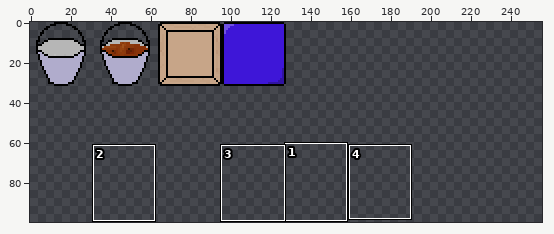
Edited in one commit: sprite sheet (assets/sprites/sheet.png). Above: a wide view before the commit, with the close-up outlined.
Close-up. Before the edit:
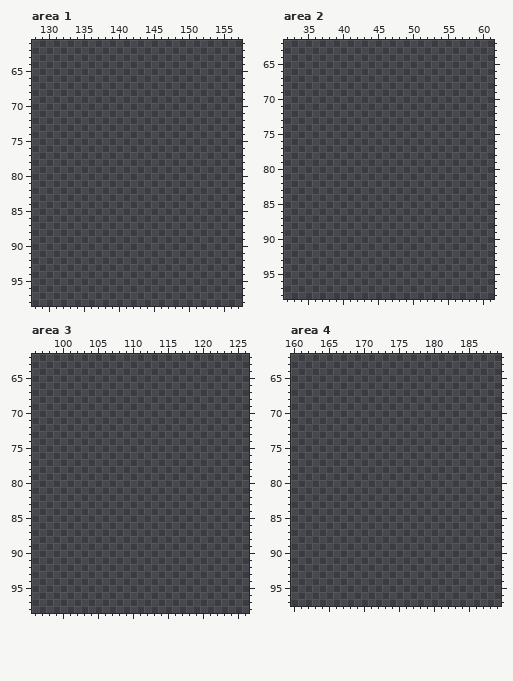
The file is 256x256 pixels. Colours within 5 levels of each other are drawn and written as one. Shown: area 1: x 128..157, y 61..98; area 2: x 32..61, y 62..98; area 3: x 96..126, y 62..98; area 4: x 160..189, y 62..97. The wide view leaves out empty margins. The commit also changed other parts of the picture, which this record leaves out.
After the commit:
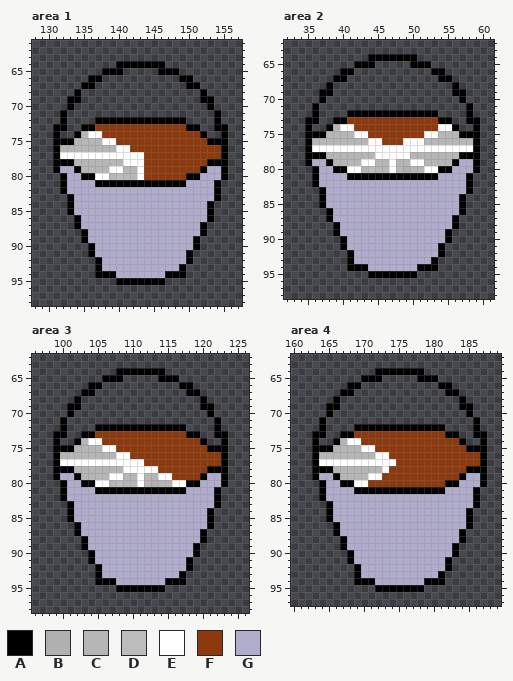
Palette (. is transparent): A #000000  B #b0b0b0  C #b6b6b6  D #bcbcbc  E #ffffff  F #8b390d  G #b0accc
Diff:
Area 1:
y 64: x 140..146 ....... -> AAAAAAA
y 65: x 138..140 ... -> AAA; x 146..148 ... -> AAA
y 66: x 136..137 .. -> AA; x 149..150 .. -> AA
y 67: x 135..136 .. -> AA; x 150..151 .. -> AA
y 68: x 134 . -> A; x 152 . -> A
y 69: x 133..134 .. -> AA; x 152..153 .. -> AA
y 70: x 133 . -> A; x 153 . -> A
y 71: x 132 . -> A; x 154 . -> A
y 72: x 132 . -> A; x 137..149 ............. -> AAAAAAAAAAAAA; x 154 . -> A
y 73: x 131..132 .. -> AA; x 135..151 ................. -> AAFFFFFFFFFFFFFAA; x 154..155 .. -> AA
y 74: x 131 . -> A; x 134..152 ................... -> ACEEFFFFFFFFFFFFFFA; x 155 . -> A
y 75: x 131..155 ......................... -> AAACCCCEEFFFFFFFFFFFFFAAA
y 76: x 131..155 ......................... -> ACCCCCCCCEEFFFFFFFFFFFFFA
y 77: x 131..155 ......................... -> AEEEEEEEEEEEEFFFFFFFFFFFA
y 78: x 131..155 ......................... -> AAACCCCCCCEEEFFFFFFFFFAAA
y 79: x 131..155 ......................... -> AGGACCCCEECCEFFFFFFFFAGGA
y 80: x 132..155 ........................ -> AGGAAEECDCCEFFFFFFAAGGGA
y 81: x 132..154 ....................... -> AGGGGAAAAAAAAAAAAAGGGGA
y 82: x 132..154 ....................... -> AGGGGGGGGGGGGGGGGGGGGGA
y 83: x 133..154 ...................... -> AGGGGGGGGGGGGGGGGGGGGA
y 84..85: x 133..153 ..................... -> AGGGGGGGGGGGGGGGGGGGA
y 86: x 134..153 .................... -> AGGGGGGGGGGGGGGGGGGA
y 87: x 134..152 ................... -> AGGGGGGGGGGGGGGGGGA
y 88: x 135..152 .................. -> AGGGGGGGGGGGGGGGGA
y 89: x 135..151 ................. -> AGGGGGGGGGGGGGGGA
y 90: x 136..151 ................ -> AGGGGGGGGGGGGGGA
y 91: x 136..150 ............... -> AGGGGGGGGGGGGGA
y 92: x 137..150 .............. -> AGGGGGGGGGGGGA
y 93: x 137..149 ............. -> AGGGGGGGGGGGA
y 94: x 137..149 ............. -> AAAGGGGGGGAAA
y 95: x 140..146 ....... -> AAAAAAA
Area 2:
y 64: x 44..50 ....... -> AAAAAAA
y 65: x 42..44 ... -> AAA; x 50..52 ... -> AAA
y 66: x 40..41 .. -> AA; x 53..54 .. -> AA
y 67: x 39..40 .. -> AA; x 54..55 .. -> AA
y 68: x 38 . -> A; x 56 . -> A
y 69: x 37..38 .. -> AA; x 56..57 .. -> AA
y 70: x 37 . -> A; x 57 . -> A
y 71: x 36 . -> A; x 58 . -> A
y 72: x 36 . -> A; x 41..53 ............. -> AAAAAAAAAAAAA; x 58 . -> A
y 73: x 35..36 .. -> AA; x 39..55 ................. -> AAFFFFFFFFFFFFFAA; x 58..59 .. -> AA
y 74: x 35 . -> A; x 38..56 ................... -> ACEEFFFFFFFFFFFFEEA; x 59 . -> A
y 75: x 35..59 ......................... -> AAACCCCEEFFFFFFFFEECCCAAA
y 76: x 35..59 ......................... -> ACCCCCCCCEEFFFEEECCCCCCCA
y 77: x 35..59 ......................... -> AEEEEEEEEEEEEEEEEEEEEEEEA
y 78: x 35..59 ......................... -> AAACCCCCCCEEEEECCCCCCCAAA
y 79: x 35..59 ......................... -> AGGACCCCEECCECCEECCCCAGGA
y 80: x 36..59 ........................ -> AGGAAEECDCCECBCCEEAAGGGA
y 81: x 36..58 ....................... -> AGGGGAAAAAAAAAAAAAGGGGA
y 82: x 36..58 ....................... -> AGGGGGGGGGGGGGGGGGGGGGA
y 83: x 37..58 ...................... -> AGGGGGGGGGGGGGGGGGGGGA
y 84..85: x 37..57 ..................... -> AGGGGGGGGGGGGGGGGGGGA
y 86: x 38..57 .................... -> AGGGGGGGGGGGGGGGGGGA
y 87: x 38..56 ................... -> AGGGGGGGGGGGGGGGGGA
y 88: x 39..56 .................. -> AGGGGGGGGGGGGGGGGA
y 89: x 39..55 ................. -> AGGGGGGGGGGGGGGGA
y 90: x 40..55 ................ -> AGGGGGGGGGGGGGGA
y 91: x 40..54 ............... -> AGGGGGGGGGGGGGA
y 92: x 41..54 .............. -> AGGGGGGGGGGGGA
y 93: x 41..53 ............. -> AGGGGGGGGGGGA
y 94: x 41..53 ............. -> AAAGGGGGGGAAA
y 95: x 44..50 ....... -> AAAAAAA
Area 3:
y 64: x 108..114 ....... -> AAAAAAA
y 65: x 106..108 ... -> AAA; x 114..116 ... -> AAA
y 66: x 104..105 .. -> AA; x 117..118 .. -> AA
y 67: x 103..104 .. -> AA; x 118..119 .. -> AA
y 68: x 102 . -> A; x 120 . -> A
y 69: x 101..102 .. -> AA; x 120..121 .. -> AA
y 70: x 101 . -> A; x 121 . -> A
y 71: x 100 . -> A; x 122 . -> A
y 72: x 100 . -> A; x 105..117 ............. -> AAAAAAAAAAAAA; x 122 . -> A
y 73: x 99..100 .. -> AA; x 103..119 ................. -> AAFFFFFFFFFFFFFAA; x 122..123 .. -> AA
y 74: x 99 . -> A; x 102..120 ................... -> ACEEFFFFFFFFFFFFFFA; x 123 . -> A
y 75: x 99..123 ......................... -> AAACCCCEEFFFFFFFFFFFFFAAA
y 76: x 99..123 ......................... -> ACCCCCCCCEEFFFFFFFFFFFFFA
y 77: x 99..123 ......................... -> AEEEEEEEEEEEEFFFFFFFFFFFA
y 78: x 99..123 ......................... -> AAACCCCCCCEEEEEFFFFFFFAAA
y 79: x 99..123 ......................... -> AGGACCCCEECCECCEEFFFFAGGA
y 80: x 100..123 ........................ -> AGGAAEECDCCECBCCEEAAGGGA
y 81: x 100..122 ....................... -> AGGGGAAAAAAAAAAAAAGGGGA
y 82: x 100..122 ....................... -> AGGGGGGGGGGGGGGGGGGGGGA
y 83: x 101..122 ...................... -> AGGGGGGGGGGGGGGGGGGGGA
y 84..85: x 101..121 ..................... -> AGGGGGGGGGGGGGGGGGGGA
y 86: x 102..121 .................... -> AGGGGGGGGGGGGGGGGGGA
y 87: x 102..120 ................... -> AGGGGGGGGGGGGGGGGGA
y 88: x 103..120 .................. -> AGGGGGGGGGGGGGGGGA
y 89: x 103..119 ................. -> AGGGGGGGGGGGGGGGA
y 90: x 104..119 ................ -> AGGGGGGGGGGGGGGA
y 91: x 104..118 ............... -> AGGGGGGGGGGGGGA
y 92: x 105..118 .............. -> AGGGGGGGGGGGGA
y 93: x 105..117 ............. -> AGGGGGGGGGGGA
y 94: x 105..117 ............. -> AAAGGGGGGGAAA
y 95: x 108..114 ....... -> AAAAAAA
Area 4:
y 64: x 172..178 ....... -> AAAAAAA
y 65: x 170..172 ... -> AAA; x 178..180 ... -> AAA
y 66: x 168..169 .. -> AA; x 181..182 .. -> AA
y 67: x 167..168 .. -> AA; x 182..183 .. -> AA
y 68: x 166 . -> A; x 184 . -> A
y 69: x 165..166 .. -> AA; x 184..185 .. -> AA
y 70: x 165 . -> A; x 185 . -> A
y 71: x 164 . -> A; x 186 . -> A
y 72: x 164 . -> A; x 169..181 ............. -> AAAAAAAAAAAAA; x 186 . -> A
y 73: x 163..164 .. -> AA; x 167..183 ................. -> AAFFFFFFFFFFFFFAA; x 186..187 .. -> AA
y 74: x 163 . -> A; x 166..184 ................... -> ACEEFFFFFFFFFFFFFFA; x 187 . -> A
y 75: x 163..187 ......................... -> AAACCCCEEFFFFFFFFFFFFFAAA
y 76: x 163..187 ......................... -> ACCCCCCCCEEFFFFFFFFFFFFFA
y 77: x 163..187 ......................... -> AEEEEEEEEEEEFFFFFFFFFFFFA
y 78: x 163..187 ......................... -> AAACCCCCCCEFFFFFFFFFFFAAA
y 79: x 163..187 ......................... -> AGGACCCCEEFFFFFFFFFFFAGGA
y 80: x 164..187 ........................ -> AGGAAEEFFFFFFFFFFFAAGGGA
y 81: x 164..186 ....................... -> AGGGGAAAAAAAAAAAAAGGGGA
y 82: x 164..186 ....................... -> AGGGGGGGGGGGGGGGGGGGGGA
y 83: x 165..186 ...................... -> AGGGGGGGGGGGGGGGGGGGGA
y 84..85: x 165..185 ..................... -> AGGGGGGGGGGGGGGGGGGGA
y 86: x 166..185 .................... -> AGGGGGGGGGGGGGGGGGGA
y 87: x 166..184 ................... -> AGGGGGGGGGGGGGGGGGA
y 88: x 167..184 .................. -> AGGGGGGGGGGGGGGGGA
y 89: x 167..183 ................. -> AGGGGGGGGGGGGGGGA
y 90: x 168..183 ................ -> AGGGGGGGGGGGGGGA
y 91: x 168..182 ............... -> AGGGGGGGGGGGGGA
y 92: x 169..182 .............. -> AGGGGGGGGGGGGA
y 93: x 169..181 ............. -> AGGGGGGGGGGGA
y 94: x 169..181 ............. -> AAAGGGGGGGAAA
y 95: x 172..178 ....... -> AAAAAAA
